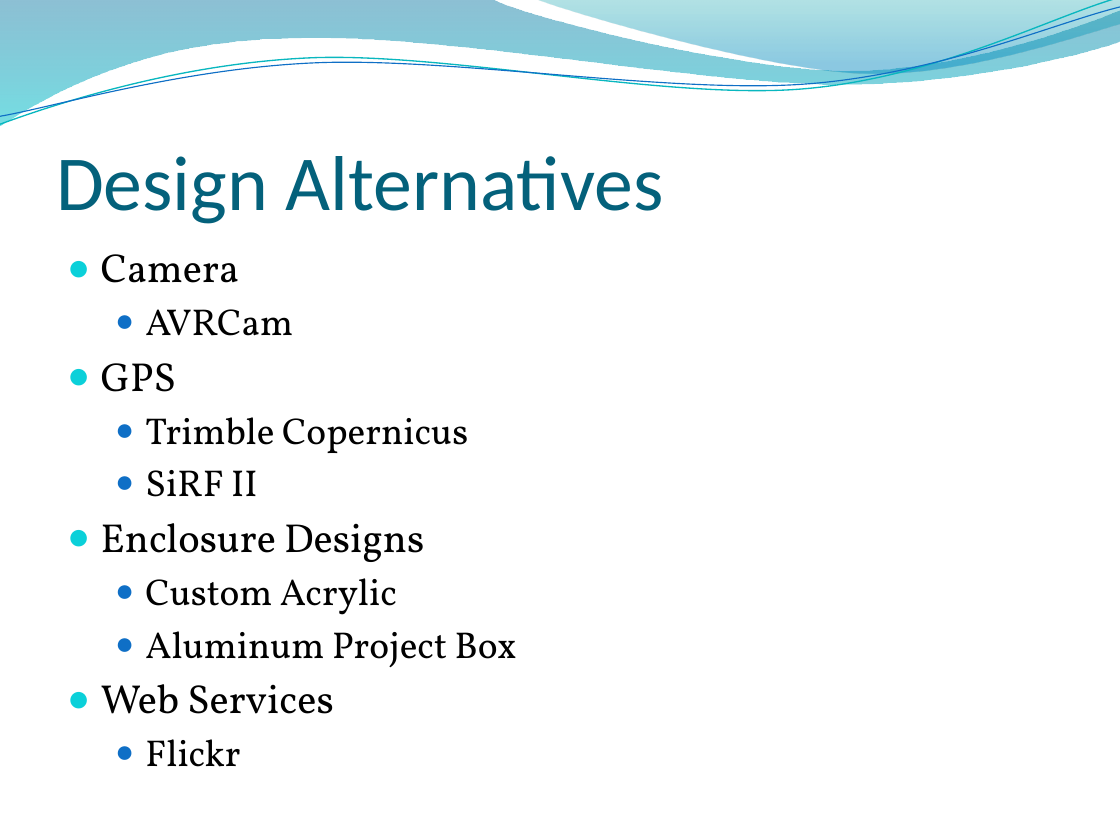
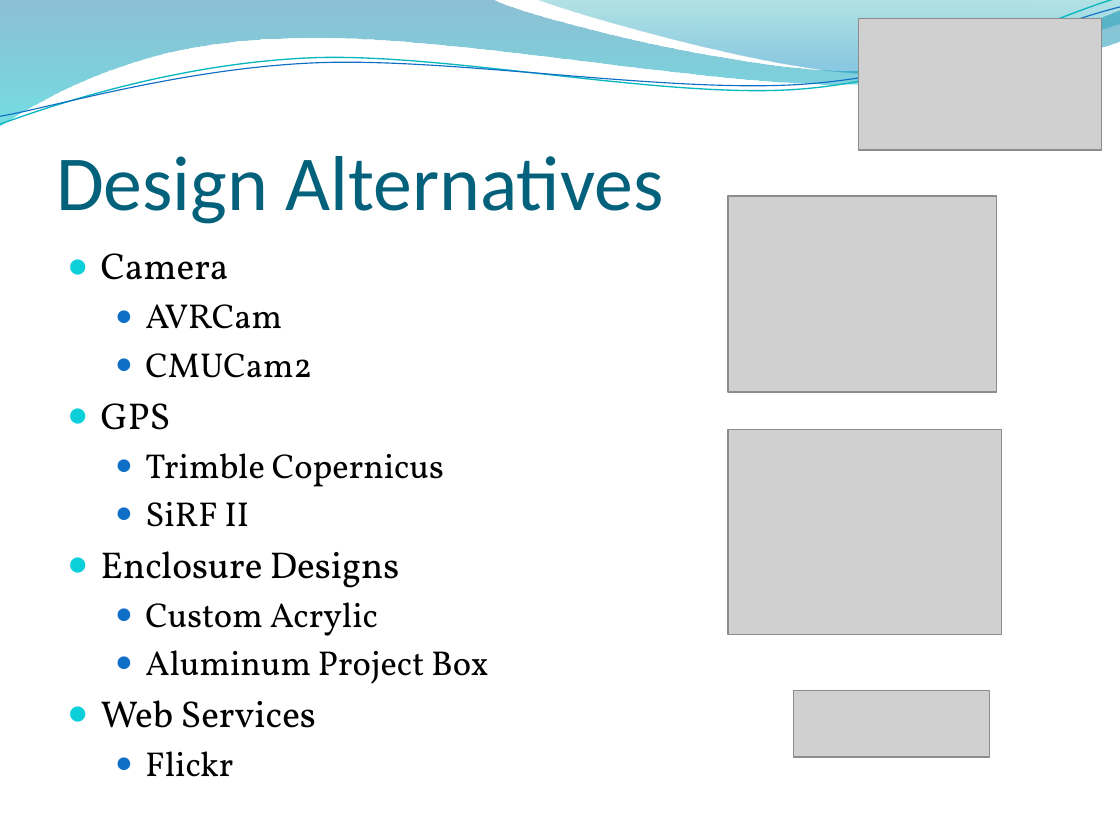
Before and after one commit to tasbal/cpsc483, a slide deck: slide 9 of MISC/Final Presentation.pptx. Drawn at 1120x840 pixels with LibreOffice and Linux fonts; fonts in the diff are those of the drawing; grey boxes stand for pictures; background and template pictures are left out. Boxes give left, top, right and bottom in pixels: in the first picture for what was removed or moved away, otherwise in the second. Text is boxed around its words. In the diff, an @@ line names an element or a change of style, - is before the commit and + after.

```diff
--- a/MISC/Final Presentation.pptx
+++ b/MISC/Final Presentation.pptx
@@ picture added at box(859, 19, 1102, 150) @@
@@ picture added at box(728, 196, 996, 392) @@
@@ text at box(101, 253, 488, 777): size 26 to 24.1 pt in "Camera", "GPS", "Enclosure Designs", "Web Services"; size 24 to 22.2 pt in "AVRCam", "Trimble Copernicus", "SiRF II", "Custom Acrylic" and 2 more places @@
@@ text at box(145, 353, 312, 378): paragraph added @@
+  ● CMUCam2
@@ picture added at box(728, 429, 1001, 634) @@
@@ picture added at box(793, 691, 989, 757) @@
```
Also in this commit, not shown: 18 other slides changed, 2 other files.
